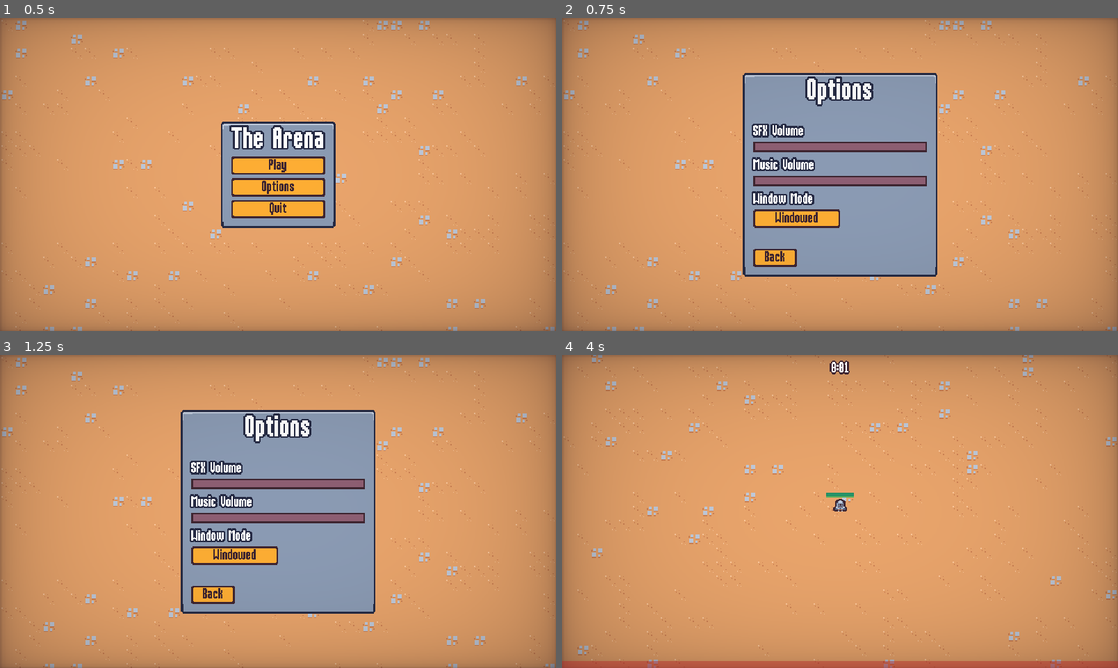
Above: before the commit, frames 1-4 (two rows, left to right).
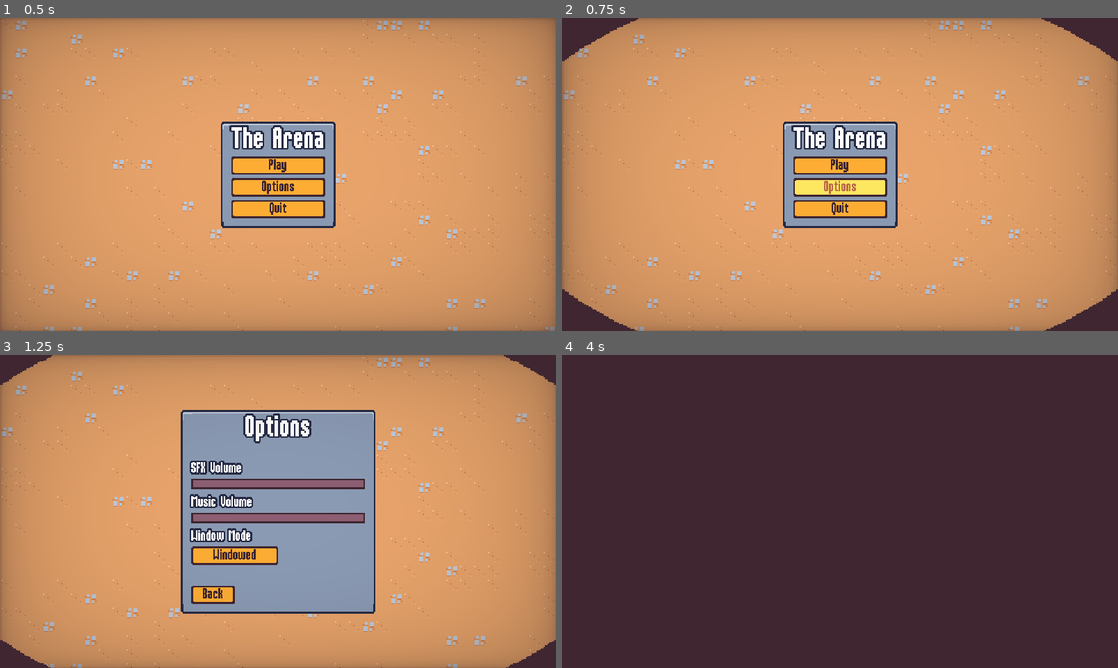
Above: after the commit, the same moments.

Repository: Brakistad/2DSurvivorsCourse
Game: Godot game, scene res://scenes/ui/main_menu.tscn
Same seed, same stepped clock (60 frames per second), same inputs: the game is played once before the commit and once after it.
Inputs (mouse positions are in pixels of both pictures, inside the frame that each line leads up to):
- Up to frame 1 (0.5 s): no input
- Up to frame 2 (0.75 s): click "Options" at 0.5 s
- Up to frame 3 (1.25 s): no input
- Up to frame 4 (4 s): click "Windowed" at 1.25 s; click "Back" at 2 s; click "Play" at 2.75 s; click (840, 502) at 3.5 s, where only the run after the commit has a clickable "Play"

Frame 1 is identical in both runs. In frame 2, 25% of the frame differs, in the area x 0-100%, y 0-100%; in frame 3, 1.7%; in frame 4, 100%.

Commit message:
Add screen transition functionality to UI menus

Diff:
--- a/project.godot
+++ b/project.godot
@@ -19,6 +19,7 @@
 
 GameEvents="*res://scenes/autoload/game_events.tscn"
 MusicPlayer="*res://scenes/autoload/music_player.tscn"
+ScreenTransition="*res://scenes/autoload/screen_transition.tscn"
 
 [display]
 
--- a/scenes/autoload/music_player.gd
+++ b/scenes/autoload/music_player.gd
@@ -2,11 +2,11 @@
 
 
 func _ready():
-    finished.connect(on_finished)
-    $Timer.timeout.connect(on_timer_timeout)
+	finished.connect(on_finished)
+	$Timer.timeout.connect(on_timer_timeout)
 
 func on_finished():
-    $Timer.start()
+	$Timer.start()
 
 func on_timer_timeout():
-    play()
+	play()
--- /dev/null
+++ b/scenes/autoload/screen_transition.gd
@@ -0,0 +1,9 @@
+extends CanvasLayer
+
+signal transitioned_halfway
+
+func transition():
+	$AnimationPlayer.play("default")
+	await $AnimationPlayer.animation_finished
+	transitioned_halfway.emit()
+	$AnimationPlayer.play_backwards("default")
--- /dev/null
+++ b/scenes/autoload/screen_transition.gdshader
@@ -0,0 +1,25 @@
+shader_type canvas_item;
+
+uniform vec4 transition_color: source_color;
+uniform sampler2D transition_texture: filter_nearest;
+uniform float percent: hint_range(0.0, 1.0);
+
+void vertex() {
+	// Called for every vertex the material is visible on.
+}
+
+void fragment() {
+	// Called for every pixel the material is visible on.
+	vec4 transition_texture_color = texture(transition_texture, UV);
+	if (transition_texture_color.r > percent) {
+		COLOR.a = 0.0;
+	}
+	else {
+		COLOR = transition_color;
+	}
+}
+
+//void light() {
+	// Called for every pixel for every light affecting the CanvasItem.
+	// Uncomment to replace the default light processing function with this one.
+//}
--- /dev/null
+++ b/scenes/autoload/screen_transition.tscn
@@ -0,0 +1,106 @@
+[gd_scene load_steps=8 format=3 uid="uid://dd8wus13nclsu"]
+
+[ext_resource type="Shader" path="res://scenes/autoload/screen_transition.gdshader" id="1_crw3h"]
+[ext_resource type="Script" path="res://scenes/autoload/screen_transition.gd" id="1_n45x7"]
+[ext_resource type="Texture2D" uid="uid://cj3pef5j6r20d" path="res://assets/ui/screen_transition.png" id="2_u431n"]
+
+[sub_resource type="Animation" id="Animation_jmig1"]
+resource_name = "default"
+length = 0.4
+step = 0.01
+tracks/0/type = "value"
+tracks/0/imported = false
+tracks/0/enabled = true
+tracks/0/path = NodePath("ColorRect:material:shader_parameter/percent")
+tracks/0/interp = 1
+tracks/0/loop_wrap = true
+tracks/0/keys = {
+"times": PackedFloat32Array(0, 0.4),
+"transitions": PackedFloat32Array(2, 1),
+"update": 0,
+"values": [0.0, 1.0]
+}
+tracks/1/type = "method"
+tracks/1/imported = false
+tracks/1/enabled = true
+tracks/1/path = NodePath(".")
+tracks/1/interp = 1
+tracks/1/loop_wrap = true
+tracks/1/keys = {
+"times": PackedFloat32Array(0.4),
+"transitions": PackedFloat32Array(1),
+"values": [{
+"args": [],
+"method": &"emit_transitioned_halfway"
+}]
+}
+tracks/2/type = "value"
+tracks/2/imported = false
+tracks/2/enabled = true
+tracks/2/path = NodePath("ColorRect:visible")
+tracks/2/interp = 1
+tracks/2/loop_wrap = true
+tracks/2/keys = {
+"times": PackedFloat32Array(0, 0.01),
+"transitions": PackedFloat32Array(1, 1),
+"update": 1,
+"values": [false, true]
+}
+
+[sub_resource type="Animation" id="Animation_5m6oe"]
+length = 0.001
+tracks/0/type = "value"
+tracks/0/imported = false
+tracks/0/enabled = true
+tracks/0/path = NodePath("ColorRect:material:shader_parameter/percent")
+tracks/0/interp = 1
+tracks/0/loop_wrap = true
+tracks/0/keys = {
+"times": PackedFloat32Array(0),
+"transitions": PackedFloat32Array(1),
+"update": 0,
+"values": [0.625]
+}
+tracks/1/type = "value"
+tracks/1/imported = false
+tracks/1/enabled = true
+tracks/1/path = NodePath("ColorRect:visible")
+tracks/1/interp = 1
+tracks/1/loop_wrap = true
+tracks/1/keys = {
+"times": PackedFloat32Array(0),
+"transitions": PackedFloat32Array(1),
+"update": 1,
+"values": [false]
+}
+
+[sub_resource type="AnimationLibrary" id="AnimationLibrary_jwgkl"]
+_data = {
+"RESET": SubResource("Animation_5m6oe"),
+"default": SubResource("Animation_jmig1")
+}
+
+[sub_resource type="ShaderMaterial" id="ShaderMaterial_uf1i7"]
+shader = ExtResource("1_crw3h")
+shader_parameter/transition_color = Color(0.247059, 0.14902, 0.192157, 1)
+shader_parameter/percent = 0.625
+shader_parameter/transition_texture = ExtResource("2_u431n")
+
+[node name="ScreenTransition" type="CanvasLayer"]
+process_mode = 3
+layer = 5
+script = ExtResource("1_n45x7")
+
+[node name="AnimationPlayer" type="AnimationPlayer" parent="."]
+libraries = {
+"": SubResource("AnimationLibrary_jwgkl")
+}
+
+[node name="ColorRect" type="ColorRect" parent="."]
+visible = false
+material = SubResource("ShaderMaterial_uf1i7")
+anchors_preset = 15
+anchor_right = 1.0
+anchor_bottom = 1.0
+grow_horizontal = 2
+grow_vertical = 2
--- a/scenes/ui/end_screen.gd
+++ b/scenes/ui/end_screen.gd
@@ -27,6 +27,8 @@
 
 
 func on_restart_button_pressed():
+	ScreenTransition.transition()
+	await ScreenTransition.transitioned_halfway
 	get_tree().paused = false
 	get_tree().change_scene_to_file("res://scenes/main/main.tscn")
 
--- a/scenes/ui/main_menu.gd
+++ b/scenes/ui/main_menu.gd
@@ -3,23 +3,27 @@
 var options_scene = preload("res://scenes/ui/options_menu.tscn")
 
 func _ready():
-    $%PlayButton.pressed.connect(on_play_pressed)
-    $%OptionsButton.pressed.connect(on_options_pressed)
-    $%QuitButton.pressed.connect(on_quit_pressed)
+	$%PlayButton.pressed.connect(on_play_pressed)
+	$%OptionsButton.pressed.connect(on_options_pressed)
+	$%QuitButton.pressed.connect(on_quit_pressed)
 
 
 func on_play_pressed():
-    get_tree().change_scene_to_file("res://scenes/main/main.tscn")
+	ScreenTransition.transition()
+	await ScreenTransition.transitioned_halfway
+	get_tree().change_scene_to_file("res://scenes/main/main.tscn")
 
 func on_options_pressed():
-    var options_instance = options_scene.instantiate()
-    add_child(options_instance)
-    options_instance.back_pressed.connect(on_options_closed.bind(options_instance))
+	ScreenTransition.transition()
+	await ScreenTransition.transitioned_halfway
+	var options_instance = options_scene.instantiate()
+	add_child(options_instance)
+	options_instance.back_pressed.connect(on_options_closed.bind(options_instance))
 
 func on_quit_pressed():
-    get_tree().quit()
+	get_tree().quit()
 
 func on_options_closed(options_instance: Node):
-    # Just calling queue_free() on the instance will cause nested nodes,
-    # like the sound buttons sound effect wont play
-    options_instance.queue_free()
+	# Just calling queue_free() on the instance will cause nested nodes,
+	# like the sound buttons sound effect wont play
+	options_instance.queue_free()
--- a/scenes/ui/options_menu.gd
+++ b/scenes/ui/options_menu.gd
@@ -53,4 +53,6 @@
 
 
 func on_back_button_pressed():
+    ScreenTransition.transition()
+    await ScreenTransition.transitioned_halfway
     back_pressed.emit()
--- a/scenes/ui/pause_menu.gd
+++ b/scenes/ui/pause_menu.gd
@@ -49,11 +49,15 @@
     close()
 
 func on_options_button_pressed():
+    ScreenTransition.transition()
+    await ScreenTransition.transitioned_halfway
     var options_menu_instance = options_menu_scene.instantiate()
     add_child(options_menu_instance)
     options_menu_instance.back_pressed.connect(on_options_menu_back_pressed.bind(options_menu_instance))
 
 func on_quit_button_pressed():
+    ScreenTransition.transition()
+    await ScreenTransition.transitioned_halfway
     get_tree().paused = false
     get_tree().change_scene_to_file("res://scenes/ui/main_menu.tscn")
 
--- a/scenes/ui/sound_button.gd
+++ b/scenes/ui/sound_button.gd
@@ -2,7 +2,7 @@
 
 
 func _ready():
-    pressed.connect(on_pressed)
+	pressed.connect(on_pressed)
 
 func on_pressed():
-    ($RandomStreamPlayerComponent as RandomStreamPlayerComponent).play_random()
+	($RandomStreamPlayerComponent as RandomStreamPlayerComponent).play_random()
Binary file added: assets/ui/screen_transition.png
Not shown, added: assets/ui/screen_transition.png.import
